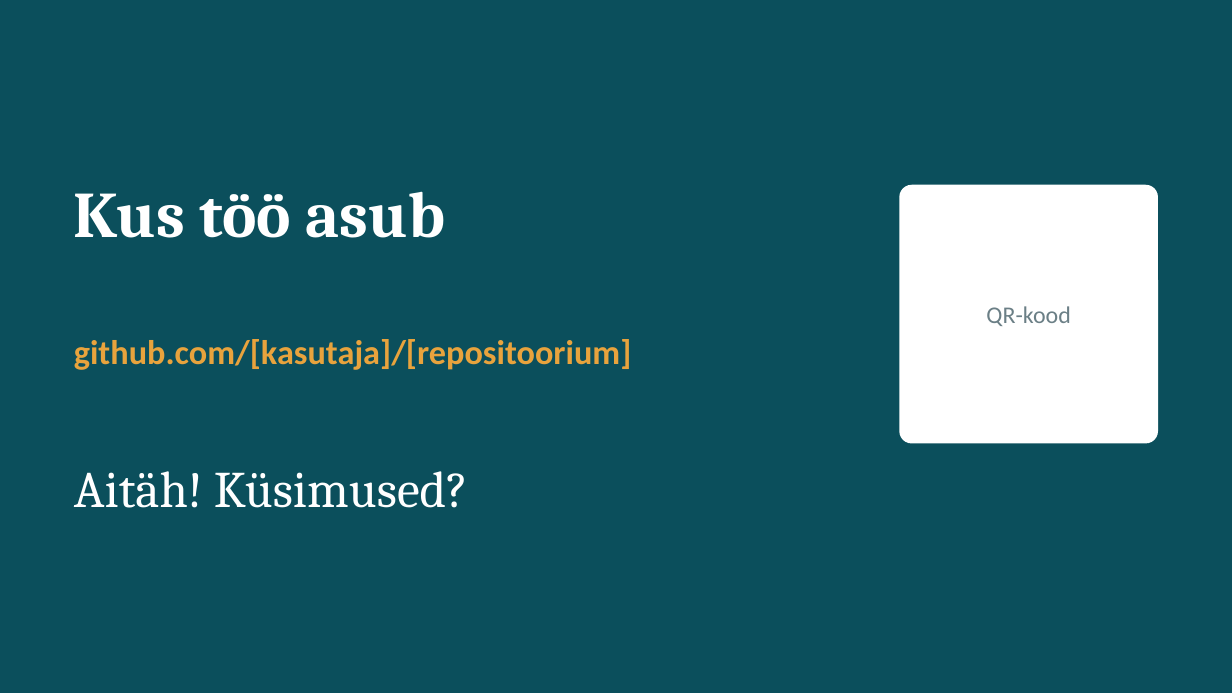
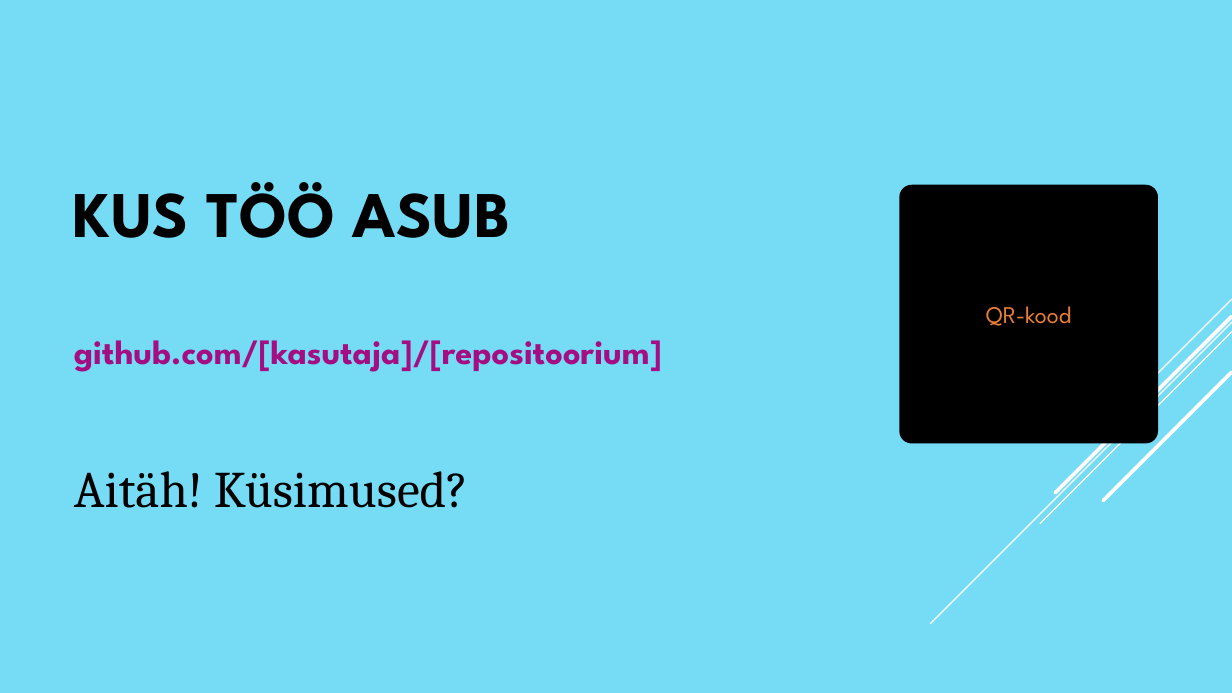
Before and after one commit to kaidisoiela/Grupitoo_kinnisvara, a slide deck: slide 8 of Eesti_kinnisvaraturu_ja_ostujõu_analüüs_esitlus.pptx (slide 9 before the commit). Drawn at 1232x693 pixels with LibreOffice and Linux fonts; fonts in the diff are those of the drawing. Boxes give left, top, right and bottom in pixels: in the first picture for what was removed or moved away, otherwise in the second. Text is boxed around its words. In the diff, an @@ line names an element or a change of style, - is before the commit and + after.

```diff
--- a/Eesti_kinnisvaraturu_ja_ostujõu_analüüs_esitlus.pptx
+++ b/Eesti_kinnisvaraturu_ja_ostujõu_analüüs_esitlus.pptx
@@ background #0B4F5C to #76DBF4 @@
@@ title at [74,182,511,238]: text changed; font Cambria to League Spartan; text colour #FFFFFF to #000000 @@
-Kus töö asub
+KUS TÖÖ ASUB
@@ text "QR-kood" at [986,306,1071,326]: font Calibri to League Spartan, text colour #6B7F86 to #E87D37 @@
@@ rounded rectangle at [899,185,1158,444]: fill #FFFFFF to #000000 @@
@@ text "github.com/[kasutaja]/[repositoorium]" at [74,340,662,372]: font Calibri to League Spartan, text colour #E8A33D to #A50E82 @@
@@ group added at [930,299,1232,623]: 5 lines @@
@@ text "Aitäh! Küsimused?" at [74,471,468,508]: text colour #FFFFFF to #000000 @@
```
Also in this commit, not shown: 6 other slides changed, 1 slide added, 2 slides removed.
